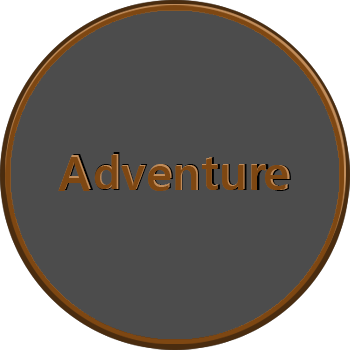
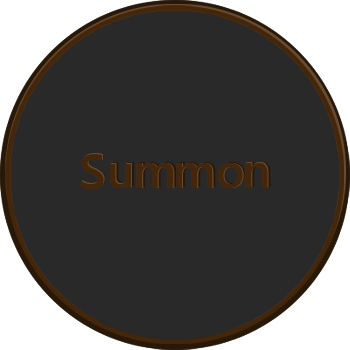
Layered file, before and after one edit (350 × 350). Changes by layer:
showed "Ellipse 2" (1st of 2) over [0, 0, 350, 350]
renamed "e" to "n", moved it into group "Summon Normal", painted on it over [245, 163, 288, 190]
renamed "r" to "o", painted on it over [218, 163, 266, 190]
renamed "u" to "m", painted on it over [176, 163, 244, 190]
renamed "t" to "m", painted on it over [136, 158, 218, 190]
renamed "n" to "u", painted on it over [110, 164, 197, 190]
renamed "e" to "S", painted on it over [81, 154, 171, 191]
removed layer "A" (1st of 3, in "Titre" › "Adventure") from group "Adventure" over [58, 157, 90, 191]
removed group "Adventure" (2nd of 3, in "Titre") (8 layers) from group "Titre" over [59, 154, 266, 190]
added group "Summon Claire" with 6 layers in group "Titre" over [82, 153, 269, 188]
moved "n" (2nd of 3, in "Titre" › "Summon Claire") into group "Summon Claire", painted on it over [176, 162, 269, 190]
removed layer "A" (2nd of 3, in "Titre" › "Adventure") from group "Adventure" over [59, 155, 91, 189]
removed group "Adventure" (3rd of 3, in "Titre") (8 layers) from group "Titre" over [60, 152, 269, 190]
added layer "m" (4th of 6, in "Titre" › "Summon Claire") in group "Summon Claire" over [137, 163, 175, 188]
moved "u" (2nd of 3, in "Titre" › "Summon Claire") into group "Summon Claire", painted on it over [111, 163, 245, 189]
added group "Summon Fonce" with 6 layers in group "Titre" over [83, 153, 271, 188]
moved "n" (3rd of 3, in "Titre" › "Summon Fonce") into group "Summon Fonce", painted on it over [176, 162, 271, 190]
removed layer "d" (3rd of 3, in "Titre" › "Adventure") from group "Adventure" over [95, 152, 120, 190]
removed layer "A" (3rd of 3, in "Titre" › "Adventure") from group "Adventure" over [60, 154, 93, 190]
moved "u" (3rd of 3, in "Titre" › "Summon Fonce") into group "Summon Fonce", painted on it over [113, 162, 247, 190]
…and 20 more changes (7 added, 13 removed)
